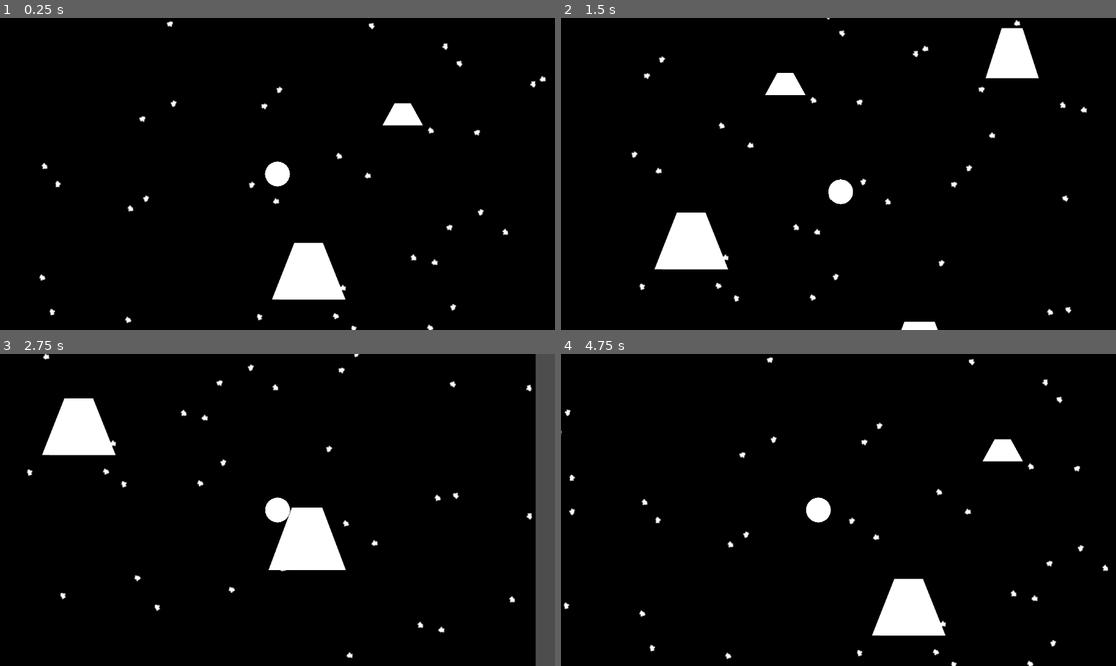
Above: before the commit, frames 1-4 (two rows, left to right).
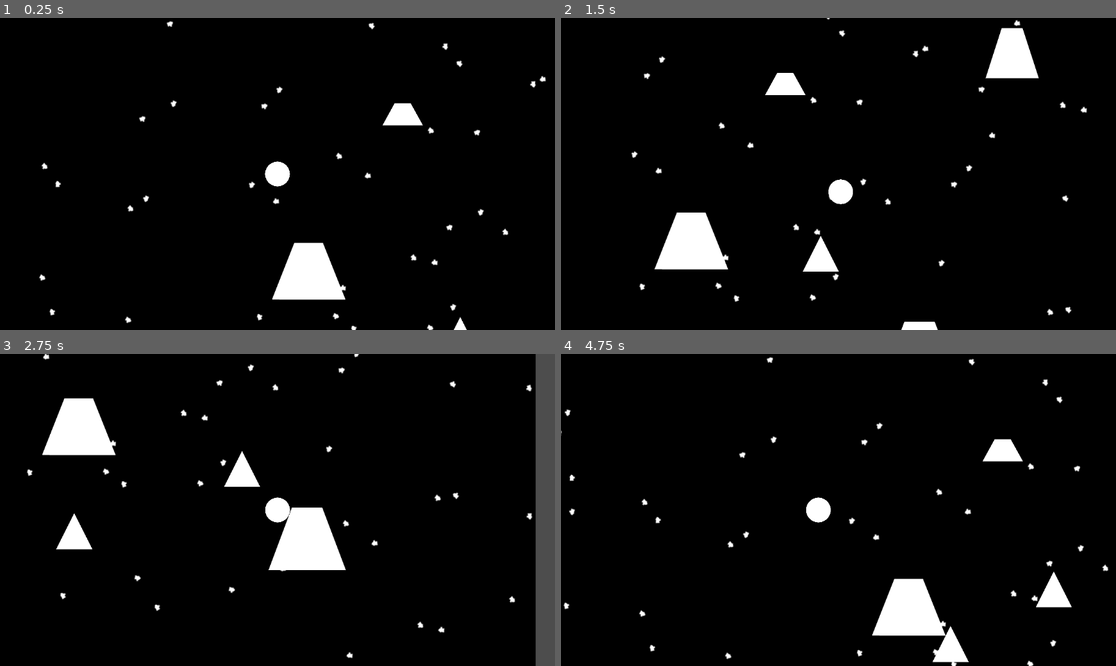
Above: after the commit, the same moments.

Repository: takko9ei/one-value
Game: Godot game, scene res://MainScene.tscn
Same seed, same stepped clock (60 frames per second), same inputs: the game is played once before the commit and once after it.
Inputs:
- Up to frame 1 (0.25 s): no input
- Up to frame 2 (1.5 s): hold Right (ui_right) 0.53-1.28 s; tap Space (ui_select) at 0.77 s; hold Down (ui_down) from 1.28 s (still down)
- Up to frame 3 (2.75 s): tap Space (ui_select) at 1.52 s; release Down (ui_down) at 2.03 s; hold Right (ui_right) from 2.03 s (still down)
- Up to frame 4 (4.75 s): release Right (ui_right) at 2.78 s; hold Up (ui_up) 2.78-3.53 s; tap Space (ui_select) at 3.02, 3.77, 4.52 s; hold Left (ui_left) from 3.53 s (still down)

The runs differ from the first frame. In frame 1, less than 0.1% of the frame differs, in the area x 81-85%, y 95-100%; in frame 2, 0.4%; in frame 3, 0.8%, in the area x 10-47%, y 30-63%; in frame 4, 0.8%.

Commit message:
base logics

Diff:
--- /dev/null
+++ b/EnemyBase.gd
@@ -0,0 +1,91 @@
+class_name EnemyBase
+extends CharacterBody2D
+
+# =========================================================
+# 【Agent Context】 节点结构说明
+# =========================================================
+# 本脚本挂载于 EnemyBase (CharacterBody2D) 根节点上。
+# 场景包含以下子节点，便于后续迭代获取上下文：
+# - EnemyBase (CharacterBody2D) [Root]
+#   ├── CollisionPolygon2D (CollisionPolygon2D) : 碰撞体，用于碰撞检测，敌人互挤，环境碰撞
+#   ├── Sprite2D (Sprite2D)                     : 敌人贴图/动画
+#   └── Hitbox (Area2D)                         : 用于碰撞玩家扣玩家血
+#       └── CollisionPolygon2D (CollisionPolygon2D) : 用于上述hit的碰撞体
+# =========================================================
+
+# =========================================================
+# Node References
+# =========================================================
+@onready var collision_polygon: CollisionPolygon2D = $CollisionPolygon2D
+@onready var sprite: Sprite2D = $Sprite2D
+@onready var hitbox: Area2D = $Hitbox
+
+# =========================================================
+# Exported Base Attributes
+# =========================================================
+@export var base_hp: float = 20.0
+@export var base_speed: float = 100.0
+@export var base_damage: float = 10.0
+
+# =========================================================
+# Runtime Attributes
+# =========================================================
+var current_hp: float
+var current_speed: float
+var current_damage: float
+
+func _ready() -> void:
+	# Initialize current HP
+	current_hp = base_hp
+
+	# Calculate attributes based on GameManager stats
+	_sync_stats()
+
+	# Connect to GameManager signal for real-time updates
+	if GameManager.has_signal("stats_updated"):
+		GameManager.stats_updated.connect(_sync_stats)
+
+	# Connect Hitbox signal for dealing damage
+	if hitbox:
+		hitbox.body_entered.connect(_on_hitbox_body_entered)
+
+func _sync_stats() -> void:
+	# Retrieve stats safely, defaulting to 0.0 if not found
+	var slow_debuff: float = GameManager.stats.get("enemy_slow", 0.0) as float
+	var atk_debuff: float = GameManager.stats.get("enemy_atk_debuff", 0.0) as float
+
+	# Calculate speed with slow debuff
+	current_speed = base_speed * (1.0 - (slow_debuff / 100.0))
+
+	# Calculate damage with attack debuff
+	current_damage = base_damage * (1.0 - (atk_debuff / 100.0))
+
+func _physics_process(_delta: float) -> void:
+	var players: Array[Node] = get_tree().get_nodes_in_group("player")
+
+	var player: Node2D = players[0] as Node2D
+
+	if player:
+		# Calculate direction towards the player
+		var direction: Vector2 = global_position.direction_to(player.global_position)
+
+		# Set velocity and move
+		velocity = direction * current_speed
+		move_and_slide()
+
+func take_damage(amount: float) -> void:
+	# Calculate vulnerability debuff (every 1 point increases final damage by 2%)
+	var def_debuff: float = GameManager.stats.get("enemy_def_debuff", 0.0) as float
+	var final_damage: float = amount * (1.0 + def_debuff * 0.02)
+
+	# Apply damage
+	current_hp -= final_damage
+
+	# Destroy if HP drops to 0 or below
+	if current_hp <= 0:
+		queue_free()
+
+func _on_hitbox_body_entered(body: Node2D) -> void:
+	# Check if the body is a player and can take damage
+	if body.is_in_group("player") and body.has_method("take_damage"):
+		body.take_damage(current_damage)
--- /dev/null
+++ b/EnemyBase.tscn
@@ -0,0 +1,23 @@
+[gd_scene format=3 uid="uid://detwna7w2k3wd"]
+
+[ext_resource type="Texture2D" uid="uid://c8suvcnje2xlb" path="res://mat/triangle.png" id="1_gjhpl"]
+[ext_resource type="Script" uid="uid://dr6ru4wetaygl" path="res://EnemyBase.gd" id="1_u4ydw"]
+
+[node name="EnemyBase" type="CharacterBody2D" unique_id=354812716]
+scale = Vector2(0.295, 0.295)
+collision_layer = 2
+collision_mask = 6
+script = ExtResource("1_u4ydw")
+
+[node name="Sprite2D" type="Sprite2D" parent="." unique_id=977205136]
+position = Vector2(0, -41)
+texture = ExtResource("1_gjhpl")
+
+[node name="CollisionPolygon2D" type="CollisionPolygon2D" parent="." unique_id=595046434]
+polygon = PackedVector2Array(-2, -167, -128, 86, 128, 87)
+
+[node name="Hitbox" type="Area2D" parent="." unique_id=1062332520]
+collision_layer = 0
+
+[node name="CollisionPolygon2D" type="CollisionPolygon2D" parent="Hitbox" unique_id=1255431287]
+polygon = PackedVector2Array(-1, -178, -138, 92, 138, 92)
--- a/MainScene.tscn
+++ b/MainScene.tscn
@@ -2,15 +2,9 @@
 
 [ext_resource type="Texture2D" uid="uid://chsd15snc4gas" path="res://mat/background.png" id="1_x4av3"]
 [ext_resource type="PackedScene" uid="uid://bctdd3u8oshfq" path="res://Obstacle.tscn" id="2_x4av3"]
+[ext_resource type="PackedScene" uid="uid://dupmuukt1o8t8" path="res://walls.tscn" id="3_rf2cd"]
 [ext_resource type="PackedScene" uid="uid://bwmg6wo00x5gy" path="res://Player.tscn" id="3_rpqi1"]
-
-[sub_resource type="WorldBoundaryShape2D" id="WorldBoundaryShape2D_1305s"]
-
-[sub_resource type="WorldBoundaryShape2D" id="WorldBoundaryShape2D_x4av3"]
-
-[sub_resource type="WorldBoundaryShape2D" id="WorldBoundaryShape2D_3mqji"]
-
-[sub_resource type="WorldBoundaryShape2D" id="WorldBoundaryShape2D_rpqi1"]
+[ext_resource type="PackedScene" uid="uid://detwna7w2k3wd" path="res://EnemyBase.tscn" id="4_uxrcv"]
 
 [node name="Main" type="Node2D" unique_id=392495462]
 
@@ -49,25 +43,15 @@
 position = Vector2(1708, 193)
 scale = Vector2(0.4317742, 0.40678725)
 
-[node name="Walls" type="StaticBody2D" parent="." unique_id=414294935]
-scale = Vector2(1.0363469, 1.0838358)
+[node name="Walls" parent="." unique_id=1638335007 instance=ExtResource("3_rf2cd")]
+collision_layer = 4
+collision_mask = 0
 
-[node name="CollisionShape2D" type="CollisionShape2D" parent="Walls" unique_id=1135018670]
-rotation = 1.5707964
-shape = SubResource("WorldBoundaryShape2D_1305s")
+[node name="Player" parent="." unique_id=1386097706 groups=["player"] instance=ExtResource("3_rpqi1")]
+position = Vector2(977, 381)
 
-[node name="CollisionShape2D3" type="CollisionShape2D" parent="Walls" unique_id=1726486693]
-rotation = 3.1415927
-shape = SubResource("WorldBoundaryShape2D_x4av3")
+[node name="EnemyBase" parent="." unique_id=354812716 instance=ExtResource("4_uxrcv")]
+position = Vector2(852, 977)
 
-[node name="CollisionShape2D2" type="CollisionShape2D" parent="Walls" unique_id=1979737983]
-position = Vector2(1920, 1080)
-shape = SubResource("WorldBoundaryShape2D_3mqji")
-
-[node name="CollisionShape2D4" type="CollisionShape2D" parent="Walls" unique_id=1034160247]
-position = Vector2(1920, 1080)
-rotation = -1.5707964
-shape = SubResource("WorldBoundaryShape2D_rpqi1")
-
-[node name="Player" parent="." unique_id=1386097706 instance=ExtResource("3_rpqi1")]
-position = Vector2(977, 381)
+[node name="EnemyBase2" parent="." unique_id=889284932 instance=ExtResource("4_uxrcv")]
+position = Vector2(1375, 744)
--- a/Obstacle.tscn
+++ b/Obstacle.tscn
@@ -3,6 +3,8 @@
 [ext_resource type="Texture2D" uid="uid://x8gs6msut5ej" path="res://mat/trapezoid.png" id="1_nfn2k"]
 
 [node name="Obstacle" type="StaticBody2D" unique_id=1741468574]
+collision_layer = 4
+collision_mask = 0
 
 [node name="Sprite2D" type="Sprite2D" parent="." unique_id=526209779]
 texture = ExtResource("1_nfn2k")
--- a/Player.gd
+++ b/Player.gd
@@ -1,5 +1,25 @@
 class_name Player
 extends CharacterBody2D
+
+# =========================================================
+# 【Agent Context】 节点结构说明
+# =========================================================
+# 本脚本挂载于 Player (CharacterBody2D) 根节点上。
+# 场景包含以下子节点，便于后续迭代获取上下文：
+# - Player (CharacterBody2D) [Root]
+#   ├── CollisionShape2D (CollisionShape2D) : 碰撞体
+#   ├── Sprite2D (Sprite2D)                 : 玩家贴图/动画
+#   ├── ShootTimer (Timer)                  : 控制射击频率的计时器
+#   └── Camera2D (Camera2D)                 : 玩家跟随相机
+# =========================================================
+
+# =========================================================
+# 节点引用 (Nodes)
+# =========================================================
+@onready var collision_shape: CollisionShape2D = $CollisionShape2D
+@onready var sprite: Sprite2D = $Sprite2D
+@onready var shoot_timer: Timer = $ShootTimer
+@onready var camera: Camera2D = $Camera2D
 
 # =========================================================
 # 属性定义
@@ -58,8 +78,16 @@
 		# 注意：此处仅扣除本地 stamina。如果后续设计需要全局保存消耗的体力，应该在此处反向调用 GameManager 更新状态。
 
 func _handle_movement() -> void:
-	# 使用 get_vector 获取 WASD 输入 (依赖项目设置中 ui_* 的按键映射)
-	var input_vector: Vector2 = Input.get_vector("ui_left", "ui_right", "ui_up", "ui_down")
+	# 获取方向键输入 (ui_*)
+	var ui_input: Vector2 = Input.get_vector("ui_left", "ui_right", "ui_up", "ui_down")
+
+	# 获取 WASD 物理按键输入
+	var wasd_x: float = float(Input.is_physical_key_pressed(KEY_D)) - float(Input.is_physical_key_pressed(KEY_A))
+	var wasd_y: float = float(Input.is_physical_key_pressed(KEY_S)) - float(Input.is_physical_key_pressed(KEY_W))
+	var wasd_input: Vector2 = Vector2(wasd_x, wasd_y)
+
+	# 合并两种输入，并限制向量长度最大为 1.0，防止斜向或叠加移动过快
+	var input_vector: Vector2 = (ui_input + wasd_input).limit_length(1.0)
 
 	var current_speed: float = BASE_SPEED
 	if _is_dashing:
--- a/Player.tscn
+++ b/Player.tscn
@@ -6,9 +6,10 @@
 [sub_resource type="CircleShape2D" id="CircleShape2D_xhfnw"]
 radius = 128.0039
 
-[node name="Player" type="CharacterBody2D" unique_id=1386097706]
+[node name="Player" type="CharacterBody2D" unique_id=1386097706 groups=["player"]]
 position = Vector2(-1.9999998, 0.99999994)
 scale = Vector2(0.2, 0.2)
+collision_mask = 4
 script = ExtResource("1_kpjcp")
 
 [node name="CollisionShape2D" type="CollisionShape2D" parent="." unique_id=1758082994]
--- /dev/null
+++ b/PlayerProjectile.gd
@@ -0,0 +1,76 @@
+class_name PlayerProjectile
+extends Area2D
+
+# =========================================================
+# 【Agent Context】 节点结构说明
+# =========================================================
+# 本脚本挂载于 PlayerProjectile (Area2D) 根节点上。
+# 场景包含以下静态配置的子节点，便于后续迭代获取上下文：
+# - PlayerProjectile (Area2D) [Root]
+#   ├── Sprite2D (Sprite2D)                 : 子弹贴图
+#   └── CollisionShape2D (CollisionShape2D) : 碰撞检测形状
+# （注：内部还会通过代码动态生成 Timer 和 VisibleOnScreenNotifier2D）
+# =========================================================
+
+# =========================================================
+# 节点引用 (Nodes)
+# =========================================================
+@onready var sprite: Sprite2D = $Sprite2D
+@onready var collision_shape: CollisionShape2D = $CollisionShape2D
+
+@export var speed: float = 800.0
+@export var max_lifetime: float = 5.0
+
+var direction: Vector2 = Vector2.ZERO
+var damage: int = 1
+
+func _ready() -> void:
+	# 初始化伤害属性，同步自 GameManager.stats['atk']
+	if GameManager.stats.has("atk"):
+		damage = GameManager.stats["atk"] as int
+
+	# 动态创建计时器：生存 5 秒后删除
+	var lifetime_timer := Timer.new()
+	lifetime_timer.wait_time = max_lifetime
+	lifetime_timer.one_shot = true
+	lifetime_timer.autostart = true
+	lifetime_timer.timeout.connect(queue_free)
+	add_child(lifetime_timer)
+
+	# 动态创建屏幕可视通知器：离开屏幕后删除
+	var notifier := VisibleOnScreenNotifier2D.new()
+	notifier.screen_exited.connect(queue_free)
+	add_child(notifier)
+
+	# 连接碰撞事件
+	body_entered.connect(_on_body_entered)
+
+# 初始化函数，由玩家或武器脚本在实例化后调用
+func setup(target_direction: Vector2) -> void:
+	direction = target_direction.normalized()
+	# 让子弹朝向运动方向
+	rotation = direction.angle()
+
+func _physics_process(delta: float) -> void:
+	# 沿 direction 直线匀速飞行
+	position += direction * speed * delta
+
+func _on_body_entered(body: Node2D) -> void:
+	# 检查是否命中敌人
+	if body.is_in_group("enemy"):
+		if body.has_method("take_damage"):
+			body.take_damage(damage)
+		queue_free()
+	# 检查是否命中障碍物（假设非玩家、非敌人的碰撞体即为障碍物，例如墙壁）
+	elif not body.is_in_group("player"):
+		_spawn_spark_effect()
+		queue_free()
+
+# 可选的小火花特效生成
+func _spawn_spark_effect() -> void:
+	# TODO: 如果后续有特效预制体，可以在这里加载并实例化
+	# var spark_scene = preload("res://path/to/spark.tscn")
+	# var spark = spark_scene.instantiate()
+	# get_tree().current_scene.add_child(spark)
+	# spark.global_position = global_position
+	pass
--- a/PlayerProjectile.tscn
+++ b/PlayerProjectile.tscn
@@ -1,10 +1,16 @@
 [gd_scene format=3 uid="uid://4w4ra5m4u7kt"]
 
+[ext_resource type="Script" uid="uid://ds1kfgvlfut3u" path="res://PlayerProjectile.gd" id="1_jbg7j"]
+[ext_resource type="Texture2D" uid="uid://c0e2pb7s3wusl" path="res://mat/x.png" id="2_wix7r"]
+
 [sub_resource type="CircleShape2D" id="CircleShape2D_jtae1"]
+radius = 133.01503
 
 [node name="PlayerProjectile" type="Area2D" unique_id=222098584]
+script = ExtResource("1_jbg7j")
 
 [node name="Sprite2D" type="Sprite2D" parent="." unique_id=28074984]
+texture = ExtResource("2_wix7r")
 
 [node name="CollisionShape2D" type="CollisionShape2D" parent="." unique_id=1946338895]
 shape = SubResource("CircleShape2D_jtae1")
--- a/Projectile.gd
+++ /dev/null
@@ -1,11 +0,0 @@
-extends Node
-
-
-# Called when the node enters the scene tree for the first time.
-func _ready() -> void:
-	pass # Replace with function body.
-
-
-# Called every frame. 'delta' is the elapsed time since the previous frame.
-func _process(delta: float) -> void:
-	pass
--- a/project.godot
+++ b/project.godot
@@ -19,11 +19,15 @@
 
 GameManager="*uid://dwnh7pf6mt83g"
 
+[global_group]
+
+player=""
+
 [layer_names]
 
 2d_physics/layer_1="Player"
 2d_physics/layer_2="Enemy"
-2d_physics/layer_3="Environment"
+2d_physics/layer_3="Environment/Obstacles"
 
 [physics]
 
--- /dev/null
+++ b/walls.tscn
@@ -0,0 +1,29 @@
+[gd_scene format=3 uid="uid://dupmuukt1o8t8"]
+
+[sub_resource type="WorldBoundaryShape2D" id="WorldBoundaryShape2D_1305s"]
+
+[sub_resource type="WorldBoundaryShape2D" id="WorldBoundaryShape2D_x4av3"]
+
+[sub_resource type="WorldBoundaryShape2D" id="WorldBoundaryShape2D_3mqji"]
+
+[sub_resource type="WorldBoundaryShape2D" id="WorldBoundaryShape2D_rpqi1"]
+
+[node name="Walls" type="StaticBody2D" unique_id=1638335007]
+scale = Vector2(1.0363469, 1.0838358)
+
+[node name="CollisionShape2D" type="CollisionShape2D" parent="." unique_id=1387028791]
+rotation = 1.5707964
+shape = SubResource("WorldBoundaryShape2D_1305s")
+
+[node name="CollisionShape2D3" type="CollisionShape2D" parent="." unique_id=120828278]
+rotation = 3.1415927
+shape = SubResource("WorldBoundaryShape2D_x4av3")
+
+[node name="CollisionShape2D2" type="CollisionShape2D" parent="." unique_id=1803157082]
+position = Vector2(1920, 1080)
+shape = SubResource("WorldBoundaryShape2D_3mqji")
+
+[node name="CollisionShape2D4" type="CollisionShape2D" parent="." unique_id=644959374]
+position = Vector2(1920, 1080)
+rotation = -1.5707964
+shape = SubResource("WorldBoundaryShape2D_rpqi1")
Not shown, added: EnemyBase.gd.uid
Not shown, added: PlayerProjectile.gd.uid
Not shown, removed: Projectile.gd.uid
Not shown, changed: .gitignore
Not shown, added: ARCHITECTURE.md
